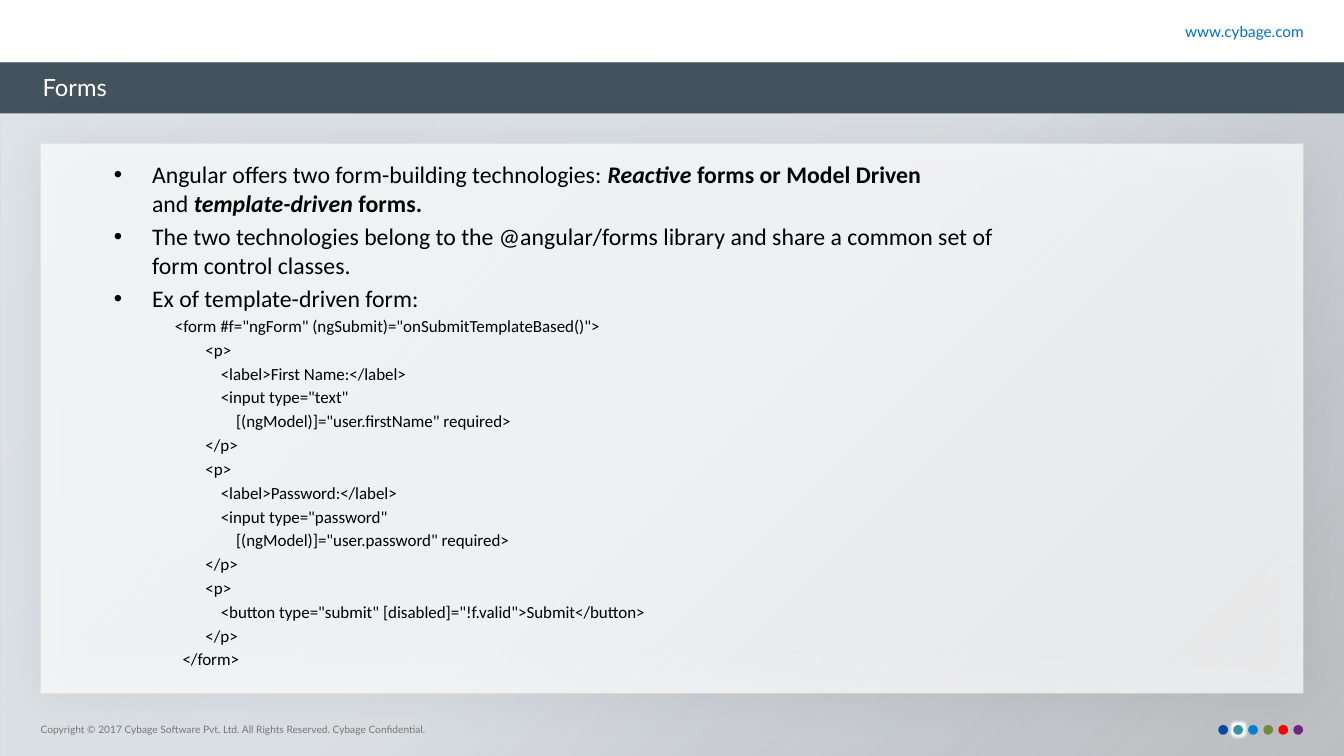
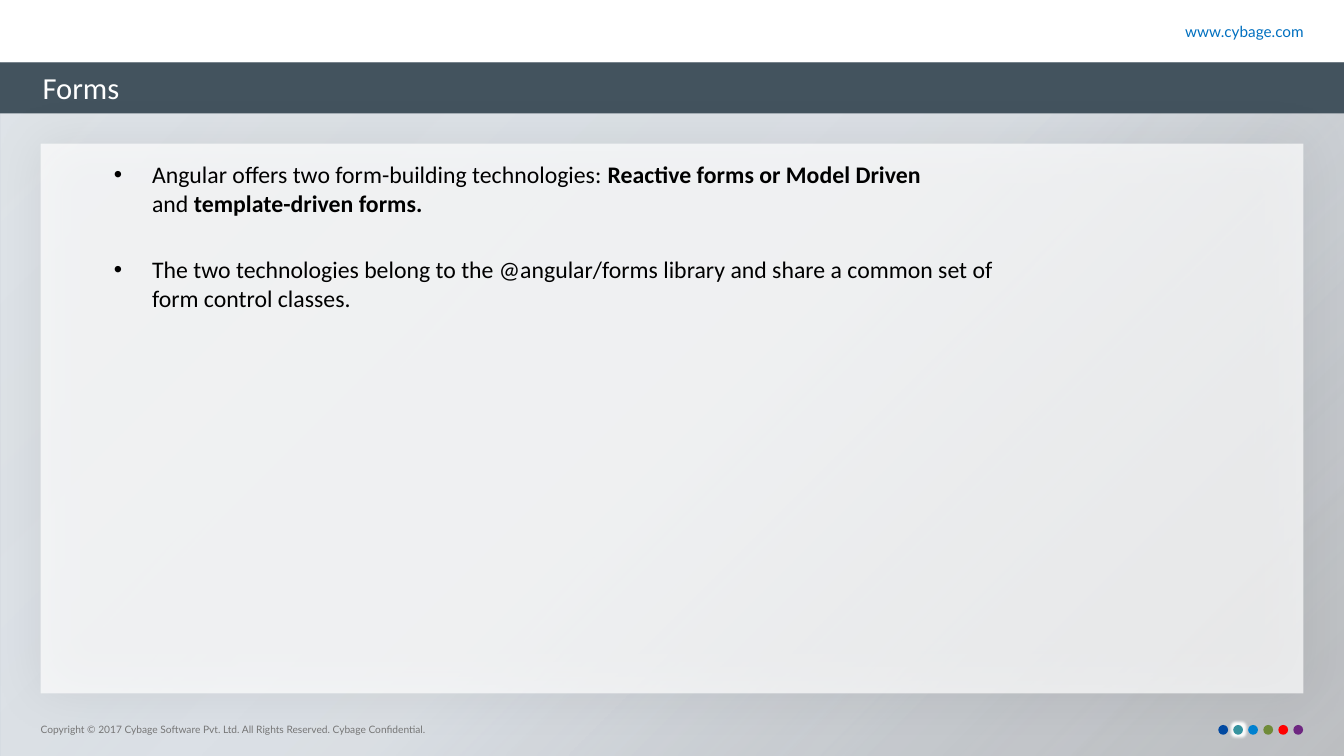
Before and after one commit to nileshpag/ppt, a slide deck: slide 15 of Angular2.pptx (slide 16 before the commit). Drawn at 1344x756 pixels with LibreOffice and Linux fonts; fonts in the diff are those of the drawing; background and template pictures are left out. Boxes give left, top, right and bottom in pixels: in the first picture for what was removed or moved away, otherwise in the second. Text is boxed around its words. In the diff, an @@ line names an element or a change of style, - is before the commit and + after.

```diff
--- a/Angular2.pptx
+++ b/Angular2.pptx
@@ title "Forms" at (43,79,120,99): size 14 to 18 pt, font Lato to Calibri @@
@@ text at (152,166,921,216): italic off in "Reactive template-driven" @@
@@ text at (152,290,645,645): paragraphs removed @@
-  • Ex of template-driven form:
-    <form #f="ngForm" (ngSubmit)="onSubmitTemplateBased()">
-    <p>
-    <label>First Name:</label>
-    <input type="text"
-    [(ngModel)]="user.firstName" required>
-    </p>
-    <p>
-    <label>Password:</label>
-    <input type="password"
-    [(ngModel)]="user.password" required>
-    </p>
-    <p>
-    <button type="submit" [disabled]="!f.valid">Submit</button>
-    </p>
-    </form>
```
Also in this commit, not shown: 14 other slides changed, 2 slides removed.
